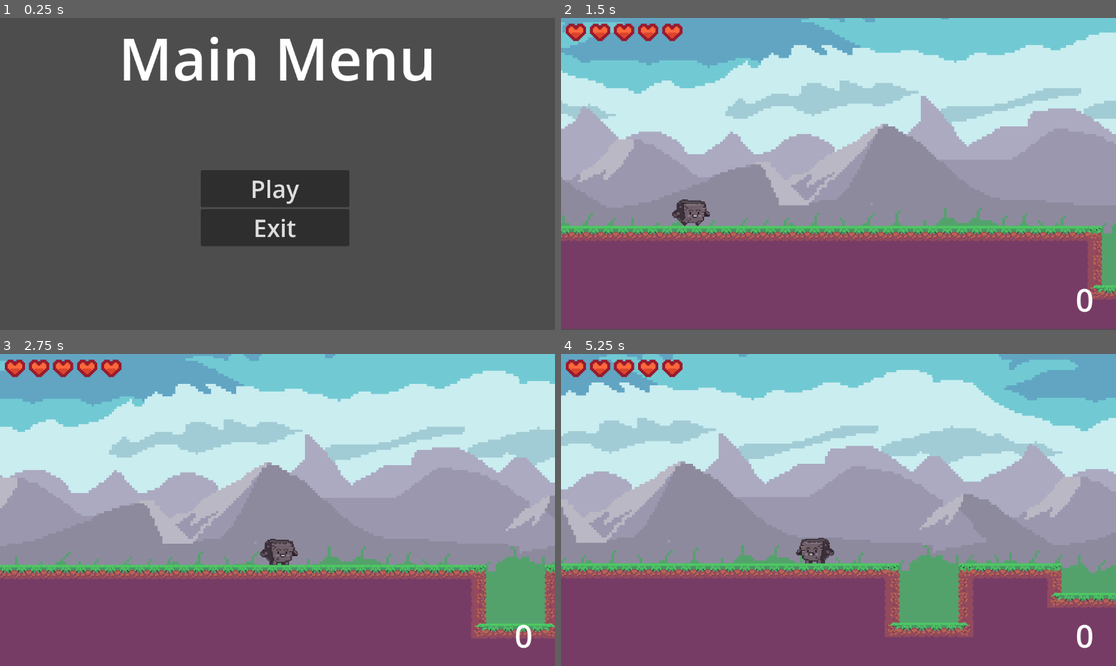
Above: before the commit, frames 1-4 (two rows, left to right).
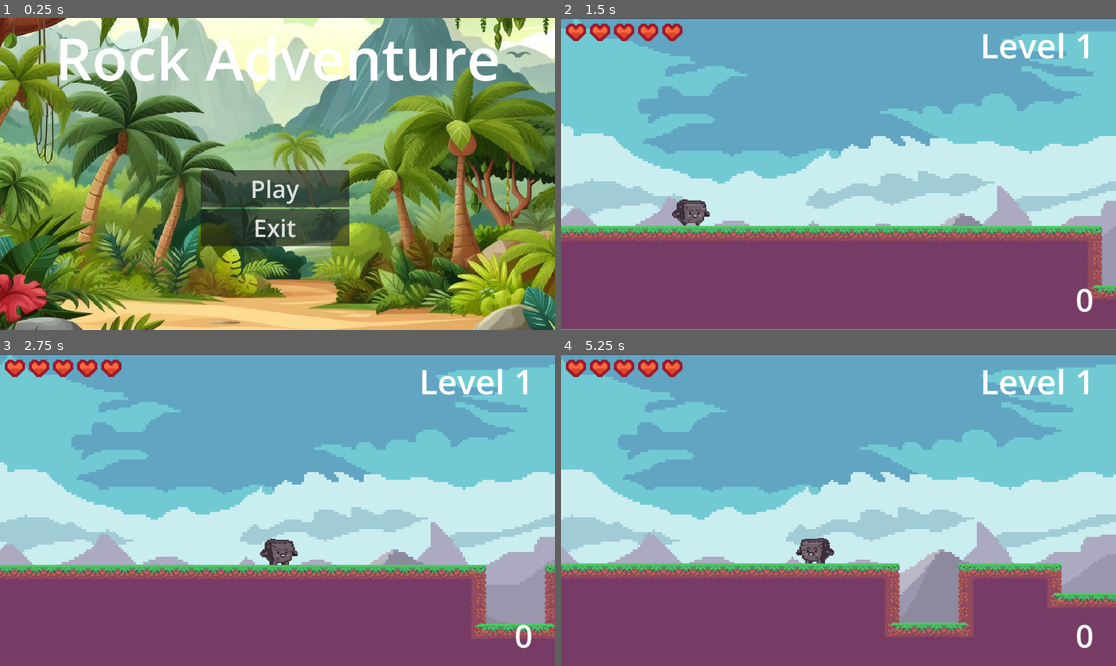
Above: after the commit, the same moments.

Repository: AdriSabadell/Plataformas2D_AdrianMartinez
Game: Godot game, scene res://Scenes/Levels/MainMenu.tscn
Same seed, same stepped clock (60 frames per second), same inputs: the game is played once before the commit and once after it.
Inputs (mouse positions are in pixels of both pictures, inside the frame that each line leads up to):
- Up to frame 1 (0.25 s): no input
- Up to frame 2 (1.5 s): click "Play" at 0.5 s; tap Enter (ui_accept) at 1.25 s; move the mouse to (960, 158) at 1.27 s; hold D (Move_Right) from 1.28 s (still down); click (960, 158) at 1.35 s
- Up to frame 3 (2.75 s): keep holding D (Move_Right); tap Space (Jump) at 1.52, 2.27 s; move the mouse to (166, 525) at 2.02 s; click (166, 525) at 2.1 s
- Up to frame 4 (5.25 s): move the mouse to (894, 441) at 2.77 s; release D (Move_Right) at 2.78 s; hold A (Move_Left) 2.78-3.53 s; click (894, 441) at 2.85 s; move the mouse to (810, 572) at 3.52 s; hold D (Move_Right) 3.53-5.03 s; click (810, 572) at 3.6 s; tap Space (Jump) at 3.77, 4.52 s; move the mouse to (1005, 556) at 4.27 s; click (1005, 556) at 4.35 s; move the mouse to (672, 463) at 5.02 s; hold A (Move_Left) from 5.03 s (still down); click (672, 463) at 5.1 s

The runs differ from the first frame. In frame 1, 96% of the frame differs, in the area x 0-100%, y 0-100%; in frame 2, 60%; in frame 3, 63%; in frame 4, 65%.

Commit message:
Ultimo Cambio

Diff:
--- a/Scenes/Levels/MainMenu.tscn
+++ b/Scenes/Levels/MainMenu.tscn
@@ -1,7 +1,8 @@
-[gd_scene load_steps=3 format=3 uid="uid://bemcywk8pqv6x"]
+[gd_scene load_steps=4 format=3 uid="uid://bemcywk8pqv6x"]
 
 [ext_resource type="Script" path="res://Scripts/MainMenu.gd" id="1_ct1te"]
 [ext_resource type="AudioStream" uid="uid://bdgbce3i7rnvx" path="res://Music/CancionBase.wav" id="2_acbs1"]
+[ext_resource type="Texture2D" uid="uid://biyjwybrgfrdr" path="res://Sprite/Player/FondoPrincipal.jpg" id="2_kcbtj"]
 
 [node name="MainMenu" type="Control"]
 layout_mode = 3
@@ -11,6 +12,11 @@
 grow_horizontal = 2
 grow_vertical = 2
 script = ExtResource("1_ct1te")
+
+[node name="Sprite2D" type="Sprite2D" parent="."]
+position = Vector2(573.5, 212.5)
+scale = Vector2(1.13379, 1.09863)
+texture = ExtResource("2_kcbtj")
 
 [node name="Label" type="Label" parent="."]
 layout_mode = 1
@@ -22,7 +28,7 @@
 offset_bottom = 166.0
 grow_horizontal = 2
 theme_override_font_sizes/font_size = 121
-text = "Main Menu"
+text = "Rock Adventure"
 
 [node name="VBoxContainer" type="VBoxContainer" parent="."]
 layout_mode = 0
--- a/Scenes/Levels/Nivel2.tscn
+++ b/Scenes/Levels/Nivel2.tscn
@@ -1,7 +1,8 @@
-[gd_scene load_steps=14 format=3 uid="uid://bmeqhflo3o0v1"]
+[gd_scene load_steps=15 format=3 uid="uid://bmeqhflo3o0v1"]
 
 [ext_resource type="Texture2D" uid="uid://cfdqxhxggivhi" path="res://Sprite/LevelMaker/bloques unidos 1.png" id="1_wcax7"]
 [ext_resource type="Texture2D" uid="uid://5a7nwkwapjvc" path="res://Sprite/LevelMaker/bloques unidos 2.png" id="2_drq0y"]
+[ext_resource type="Texture2D" uid="uid://bor08q5bf5sq5" path="res://Sprite/Player/3.- Bakground_forest.png" id="2_i4w1w"]
 [ext_resource type="PackedScene" uid="uid://b3dwqxs6w72f4" path="res://Scenes/player.tscn" id="3_fdfad"]
 [ext_resource type="PackedScene" uid="uid://dy6tq2l6rom2f" path="res://Scenes/enemy.tscn" id="4_xid3v"]
 [ext_resource type="PackedScene" uid="uid://ds2nmivy6gpdy" path="res://Scenes/recarga.tscn" id="5_ofkm7"]
@@ -99,9 +100,25 @@
 editor_draw_limits = true
 editor_draw_drag_margin = true
 
-[node name="Sprite2D" type="Sprite2D" parent="Player/Camera2D"]
-position = Vector2(-0.999969, 0.5)
-scale = Vector2(2.64844, 2.67361)
+[node name="ParallaxBackground" type="ParallaxBackground" parent="Player/Camera2D"]
+
+[node name="ParallaxLayer" type="ParallaxLayer" parent="Player/Camera2D/ParallaxBackground"]
+motion_scale = Vector2(0.1, 0)
+motion_mirroring = Vector2(768, 0)
+
+[node name="Sprite2D" type="Sprite2D" parent="Player/Camera2D/ParallaxBackground/ParallaxLayer"]
+position = Vector2(-2, 1)
+scale = Vector2(3.02273, 3.04861)
+texture = ExtResource("2_i4w1w")
+centered = false
+
+[node name="Label" type="Label" parent="Player/Camera2D/ParallaxBackground"]
+offset_left = 879.0
+offset_top = 15.0
+offset_right = 1436.0
+offset_bottom = 148.0
+theme_override_font_sizes/font_size = 71
+text = "Level 3"
 
 [node name="TileMap" type="TileMap" parent="." groups=["Terreno"]]
 tile_set = SubResource("TileSet_7xxaj")
--- a/Scenes/Levels/Tuto.tscn
+++ b/Scenes/Levels/Tuto.tscn
@@ -100,14 +100,31 @@
 editor_draw_limits = true
 editor_draw_drag_margin = true
 
-[node name="Sprite2D" type="Sprite2D" parent="Player/Camera2D"]
-position = Vector2(214, -41)
-scale = Vector2(2.67969, 2.64583)
+[node name="ParallaxBackground" type="ParallaxBackground" parent="Player/Camera2D"]
+
+[node name="ParallaxLayer" type="ParallaxLayer" parent="Player/Camera2D/ParallaxBackground"]
+motion_scale = Vector2(0.1, 0)
+motion_mirroring = Vector2(768, 0)
+
+[node name="Sprite2D" type="Sprite2D" parent="Player/Camera2D/ParallaxBackground/ParallaxLayer"]
+position = Vector2(-2, 1)
+scale = Vector2(3.02273, 3.04861)
+texture = ExtResource("4_eq6hu")
+centered = false
+
+[node name="Label" type="Label" parent="Player/Camera2D/ParallaxBackground"]
+top_level = true
+offset_left = 870.0
+offset_top = 8.0
+offset_right = 1427.0
+offset_bottom = 141.0
+theme_override_font_sizes/font_size = 71
+text = "Level 1"
 
 [node name="TileMap" type="TileMap" parent="." groups=["Terreno"]]
 tile_set = SubResource("TileSet_7xxaj")
 format = 2
-layer_0/tile_data = PackedInt32Array(-65536, 65536, 0, -6553 …(13134 unchanged characters)… 3, 65536, 1, 327789, 65536, 1, -327570, 131072, 0, -262034, 65536, 1, -196498, 65536,  …(24816 unchanged characters)…
+layer_0/tile_data = PackedInt32Array(-65536, 65536, 0, -6553 …(13134 unchanged characters)… 3, 65536, 1, 327789, 65536, 1, -327570, 65536, 0, -262034, 65536, 1, -196498, 65536,  …(24816 unchanged characters)…
 
 [node name="Enemy" parent="." instance=ExtResource("4_gqsgf")]
 position = Vector2(1520, -67)
@@ -143,33 +160,3 @@
 stream = ExtResource("10_las7h")
 volume_db = -12.0
 autoplay = true
-
-[node name="1" type="Sprite2D" parent="."]
-show_behind_parent = true
-position = Vector2(131.333, -161.5)
-scale = Vector2(3.10417, 3.10417)
-texture = ExtResource("4_eq6hu")
-
-[node name="2" type="Sprite2D" parent="."]
-show_behind_parent = true
-position = Vector2(924, -161.5)
-scale = Vector2(3.10417, 3.10417)
-texture = ExtResource("4_eq6hu")
-
-[node name="3" type="Sprite2D" parent="."]
-show_behind_parent = true
-position = Vector2(1716, -161.5)
-scale = Vector2(3.10417, 3.10417)
-texture = ExtResource("4_eq6hu")
-
-[node name="4" type="Sprite2D" parent="."]
-show_behind_parent = true
-position = Vector2(2504, -161.5)
-scale = Vector2(3.10417, 3.10417)
-texture = ExtResource("4_eq6hu")
-
-[node name="5" type="Sprite2D" parent="."]
-show_behind_parent = true
-position = Vector2(3288, -161.5)
-scale = Vector2(3.10417, 3.10417)
-texture = ExtResource("4_eq6hu")
--- a/Scenes/Levels/Victory.tscn
+++ b/Scenes/Levels/Victory.tscn
@@ -1,6 +1,7 @@
-[gd_scene load_steps=3 format=3 uid="uid://beol5imegsgqi"]
+[gd_scene load_steps=4 format=3 uid="uid://beol5imegsgqi"]
 
 [ext_resource type="Script" path="res://Scripts/MainMenu.gd" id="1_3k113"]
+[ext_resource type="Texture2D" uid="uid://c7mh0hfpma504" path="res://Sprite/Player/FondoVictoria.jpg" id="2_r5xdk"]
 [ext_resource type="AudioStream" uid="uid://di1w5p3dcrsd6" path="res://Sound/SonidoVictoria.wav" id="2_x00ha"]
 
 [node name="MainMenu" type="Control"]
@@ -11,6 +12,11 @@
 grow_horizontal = 2
 grow_vertical = 2
 script = ExtResource("1_3k113")
+
+[node name="Sprite2D" type="Sprite2D" parent="."]
+position = Vector2(592, 143)
+scale = Vector2(1.14355, 1.14355)
+texture = ExtResource("2_r5xdk")
 
 [node name="Label" type="Label" parent="."]
 layout_mode = 1
--- a/Scenes/main.tscn
+++ b/Scenes/main.tscn
@@ -99,6 +99,27 @@
 editor_draw_limits = true
 editor_draw_drag_margin = true
 
+[node name="ParallaxBackground" type="ParallaxBackground" parent="Player/Camera2D"]
+
+[node name="ParallaxLayer" type="ParallaxLayer" parent="Player/Camera2D/ParallaxBackground"]
+motion_scale = Vector2(0.1, 0)
+motion_mirroring = Vector2(768, 0)
+
+[node name="Sprite2D" type="Sprite2D" parent="Player/Camera2D/ParallaxBackground/ParallaxLayer"]
+position = Vector2(-8.99999, -16.0001)
+scale = Vector2(3.02273, 3.04861)
+texture = ExtResource("9_xyjo4")
+centered = false
+
+[node name="Label" type="Label" parent="Player/Camera2D/ParallaxBackground"]
+top_level = true
+offset_left = 870.0
+offset_top = 8.0
+offset_right = 1427.0
+offset_bottom = 141.0
+theme_override_font_sizes/font_size = 71
+text = "Level 2"
+
 [node name="TileMap" type="TileMap" parent="." groups=["Terreno"]]
 tile_set = SubResource("TileSet_7xxaj")
 format = 2
@@ -128,24 +149,28 @@
 position = Vector2(873, 3)
 
 [node name="1" type="Sprite2D" parent="."]
+visible = false
 show_behind_parent = true
 position = Vector2(-160.778, -134.5)
 scale = Vector2(3.29861, 3.29861)
 texture = ExtResource("9_xyjo4")
 
 [node name="2" type="Sprite2D" parent="."]
+visible = false
 show_behind_parent = true
 position = Vector2(683.222, -134.5)
 scale = Vector2(3.29861, 3.29861)
 texture = ExtResource("9_xyjo4")
 
 [node name="3" type="Sprite2D" parent="."]
+visible = false
 show_behind_parent = true
 position = Vector2(1527.22, -134.5)
 scale = Vector2(3.29861, 3.29861)
 texture = ExtResource("9_xyjo4")
 
 [node name="4" type="Sprite2D" parent="."]
+visible = false
 show_behind_parent = true
 position = Vector2(2368, -134.5)
 scale = Vector2(3.29861, 3.29861)
Binary file added: Sprite/Player/FondoPrincipal.jpg
Not shown, added: Sprite/Player/FondoPrincipal.jpg.import
Binary file added: Sprite/Player/FondoVictoria.jpg
Not shown, added: Sprite/Player/FondoVictoria.jpg.import
